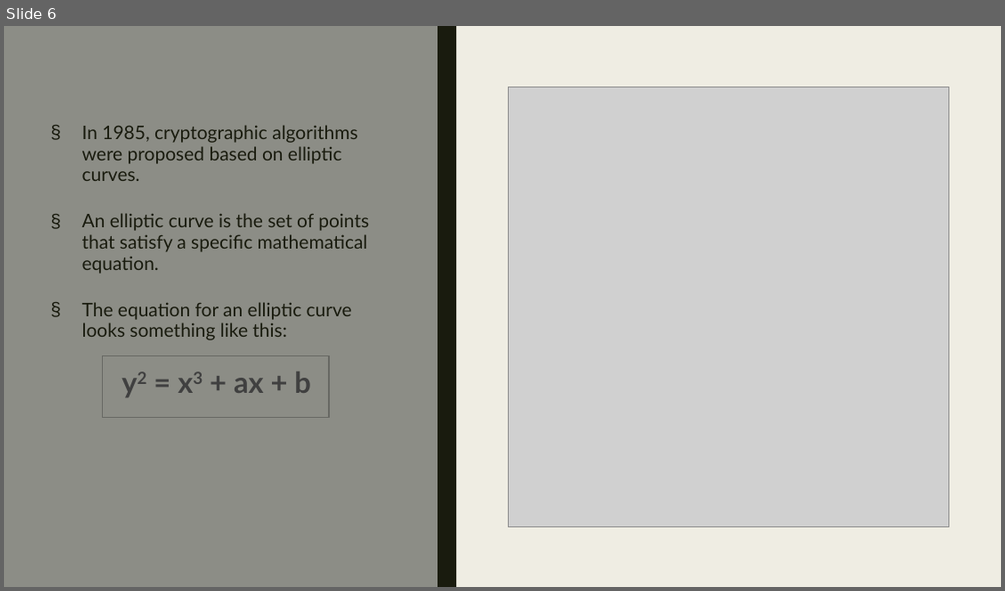
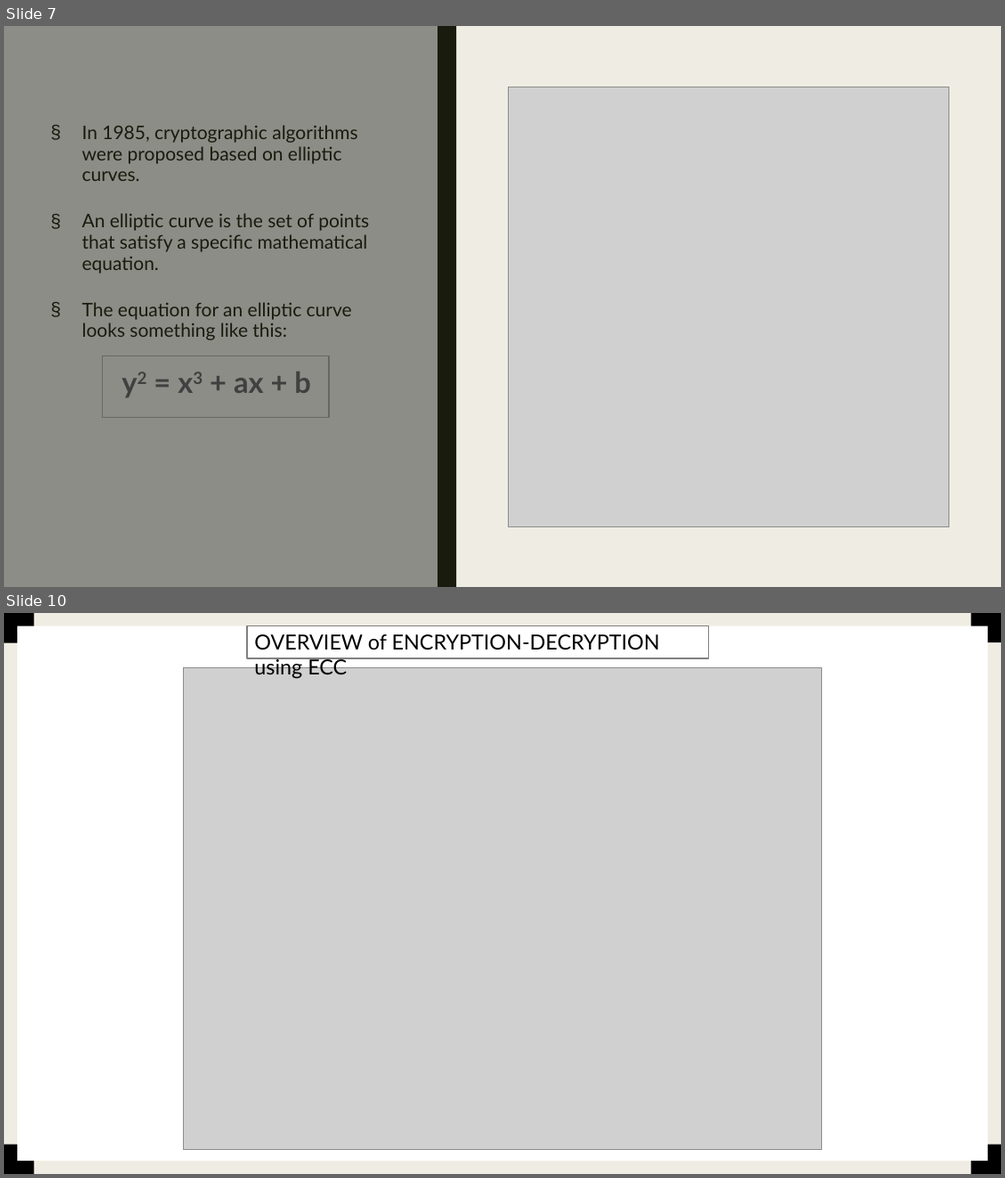
Before and after one commit to Jaidev810/ECC-Cipher, a slide deck: Ecc Cipher.pptx. Shown one above the other, each under a label of ours: slide 6 before the commit, slides 7 and 10 after it; the slides between them are not shown. The pictures are 1005x591 and 1005x1178 pixels, drawn with LibreOffice and Linux fonts; fonts in the diff are those of the drawing; grey boxes stand for pictures. Boxes give left, top, right and bottom in pixels: in the first picture for what was removed or moved away, otherwise in the second. Text is boxed around its words. In the diff, an @@ line names an element or a change of style, - is before the commit and + after.

```diff
--- a/Ecc Cipher.pptx
+++ b/Ecc Cipher.pptx
@@ slide 10 added at box(4, 613, 1001, 1174), background #EFEDE3 @@
@@ rectangle added at box(4, 613, 1001, 1174), fill #EFEDE3 @@
@@ rectangle added at box(4, 613, 34, 643), fill #000000 @@
@@ rectangle added at box(17, 625, 988, 1160), fill #FFFFFF @@
@@ rectangle added at box(43, 613, 62, 1174), fill #191B0E @@
@@ rectangle added at box(247, 625, 708, 658), outline #808080 1.5 pt, 20 pt, text #000000 @@
+OVERVIEW of ENCRYPTION-DECRYPTION using ECC
@@ rectangle added at box(971, 613, 1001, 642), fill #000000 @@
@@ picture added at box(184, 667, 821, 1149) @@
@@ rectangle added at box(4, 1144, 34, 1174), fill #000000 @@
@@ rectangle added at box(971, 1144, 1001, 1174), fill #000000 @@
@@ what was slide 6 is now slide 7 @@
```
Also in this commit, not shown: 1 slide changed, 6 other slides added, 2 slides removed.
